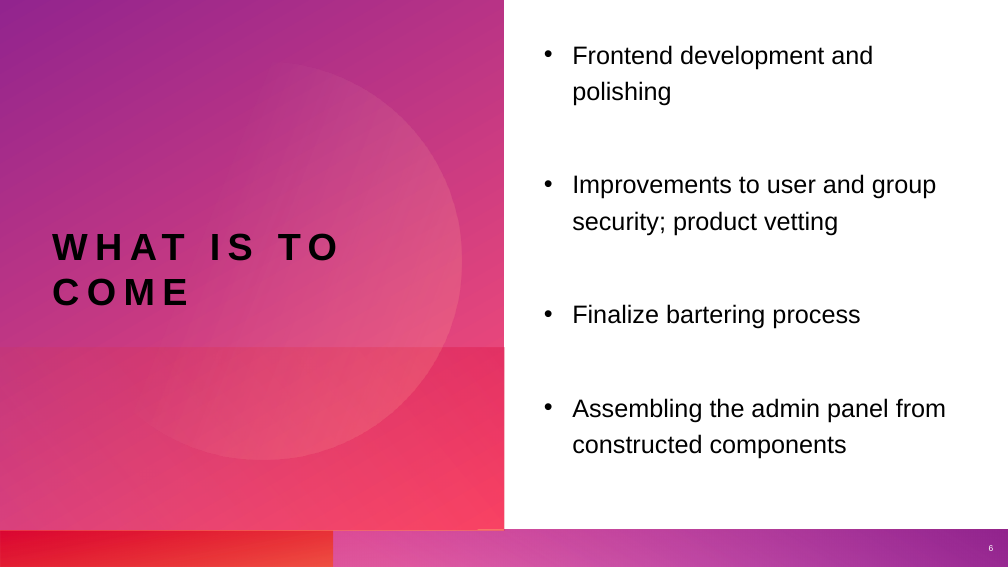
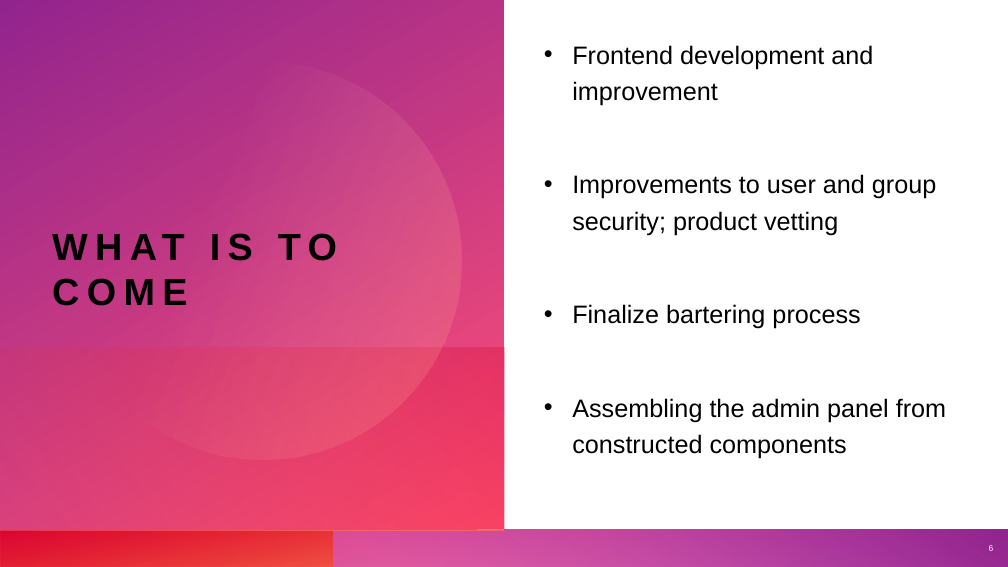
Before and after one commit to cart7982/CaravanSeraiCS360, a slide deck: slide 6 of CaravanSeraiCS360/Presentations/Caravanserai.pptx. Drawn at 1008x567 pixels with LibreOffice and Linux fonts; fonts in the diff are those of the drawing. Boxes give left, top, right and bottom in pixels: in the first picture for what was removed or moved away, otherwise in the second. Text is boxed around its words. In the diff, an @@ line names an element or a change of style, - is before the commit and + after.

```diff
--- a/CaravanSeraiCS360/Presentations/Caravanserai.pptx
+++ b/CaravanSeraiCS360/Presentations/Caravanserai.pptx
@@ text at [572, 45, 873, 105]: text changed @@
-• Frontend development and polishing
+• Frontend development and improvement
```
Also in this commit, not shown: 1 other slide changed, 1 slide removed.
